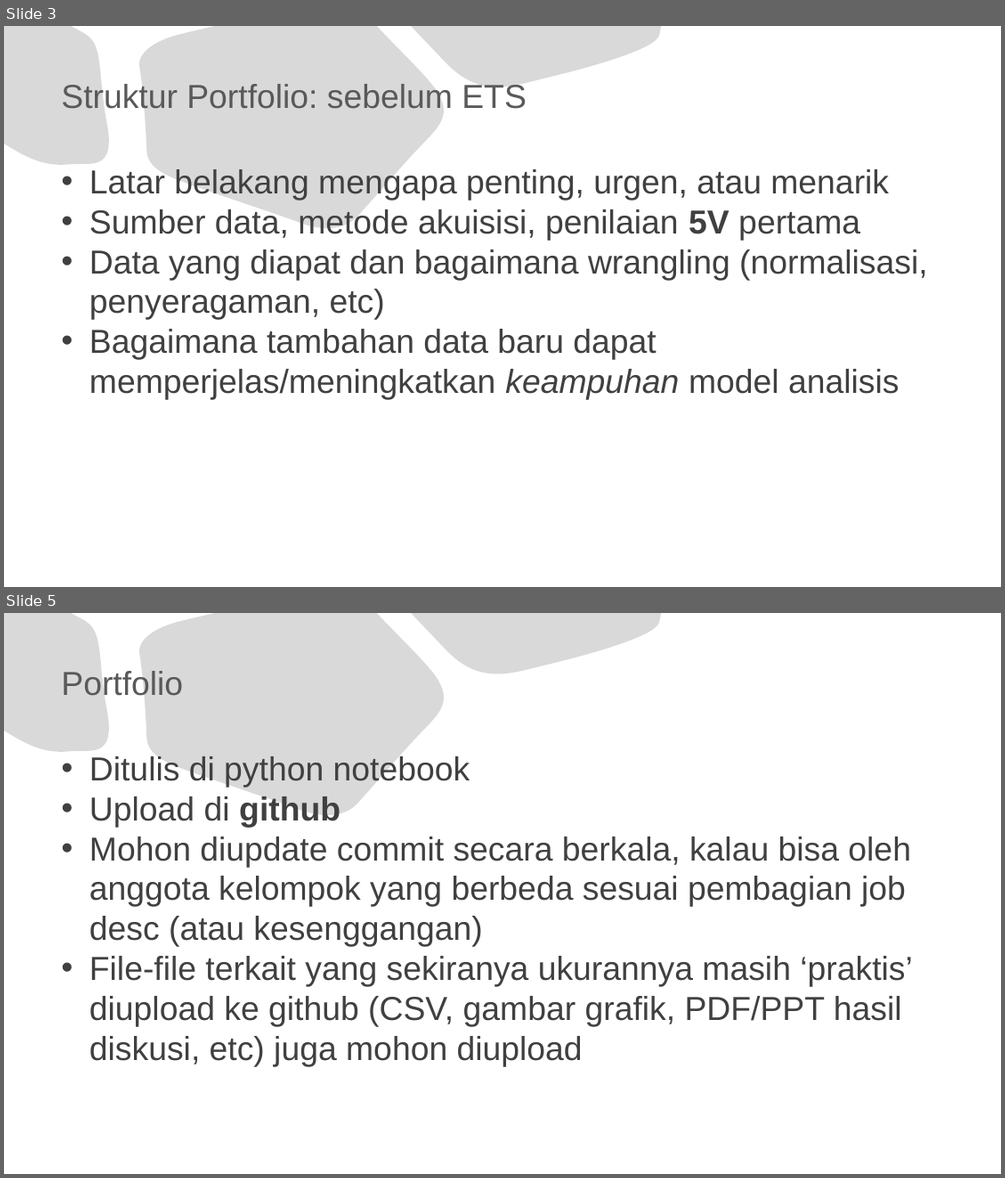
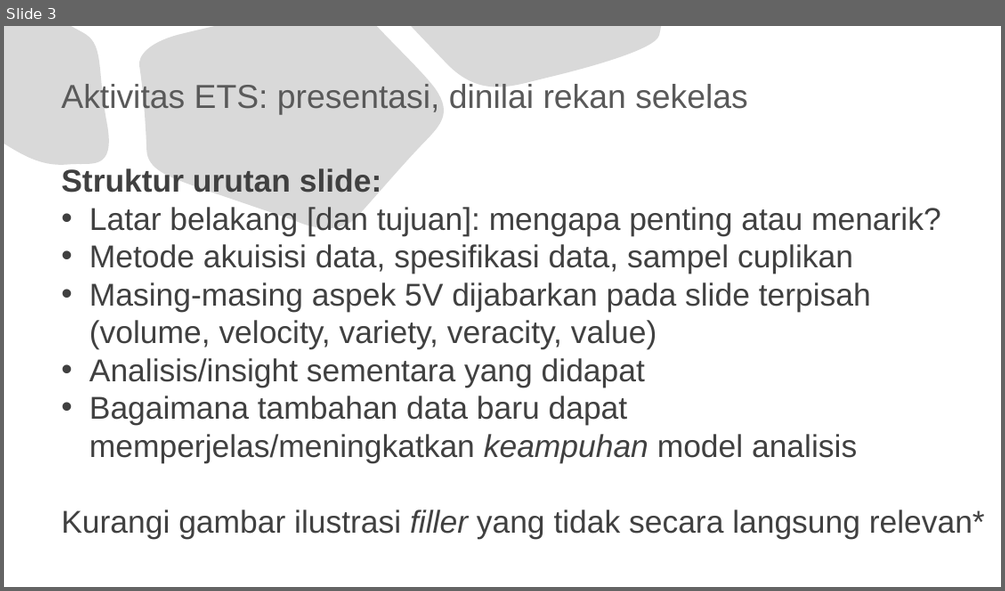
Before and after one commit to jendralhxr/bigdata, a slide deck: rubrikETS.pptx. Shown one above the other, each under a label of ours: slides 3 and 5 before the commit, slide 3 after it; the slides between them are not shown. The pictures are 1005x1178 and 1005x591 pixels, drawn with LibreOffice and Linux fonts; fonts in the diff are those of the drawing. Boxes give left, top, right and bottom in pixels: in the first picture for what was removed or moved away, otherwise in the second. Text is boxed around its words. In the diff, an @@ line names an element or a change of style, - is before the commit and + after.

```diff
--- a/rubrikETS.pptx
+++ b/rubrikETS.pptx
@@ slide 5 removed at [4,613,1001,1174], background #FFFFFF; not listed: 3 template elements that a slide beside it also shows @@
@@ title removed at [61,671,183,696] @@
-Portfolio
@@ text removed at [89,755,912,1066] @@
-• Ditulis di python notebook
-• Upload di github
-• Mohon diupdate commit secara berkala, kalau bisa oleh anggota kelompok yang berbeda sesuai pembagian job desc (atau kesenggangan)
-• File-file terkait yang sekiranya ukurannya masih ‘praktis’ diupload ke github (CSV, gambar grafik, PDF/PPT hasil diskusi, etc) juga mohon diupload
@@ slide 3 changed as well @@
@@ title at [61,83,748,115]: text changed @@
-Struktur Portfolio: sebelum ETS
+Aktivitas ETS: presentasi, dinilai rekan sekelas
@@ text at [61,168,941,387]: text changed; size 32 to 30.4 pt @@
-• Latar belakang mengapa penting, urgen, atau menarik
-• Sumber data, metode akuisisi, penilaian 5V pertama
-• Data yang diapat dan bagaimana wrangling (normalisasi, penyeragaman, etc)
+Struktur urutan slide:
+• Latar belakang [dan tujuan]: mengapa penting atau menarik?
+• Metode akuisisi data, spesifikasi data, sampel cuplikan
+• Masing-masing aspek 5V dijabarkan pada slide terpisah (volume, velocity, variety, veracity, value)
+• Analisis/insight sementara yang didapat
@@ text at [89,395,857,463]: size 32 to 30.4 pt in "Bagaimana tambahan data baru dapat memperjelas/meningkatkan  ..." @@
@@ text at [61,509,985,539]: paragraph added @@
+Kurangi gambar ilustrasi filler yang tidak secara langsung relevan*
```
Also in this commit, not shown: 2 other slides changed, 5 slides added, 1 other slide removed.
